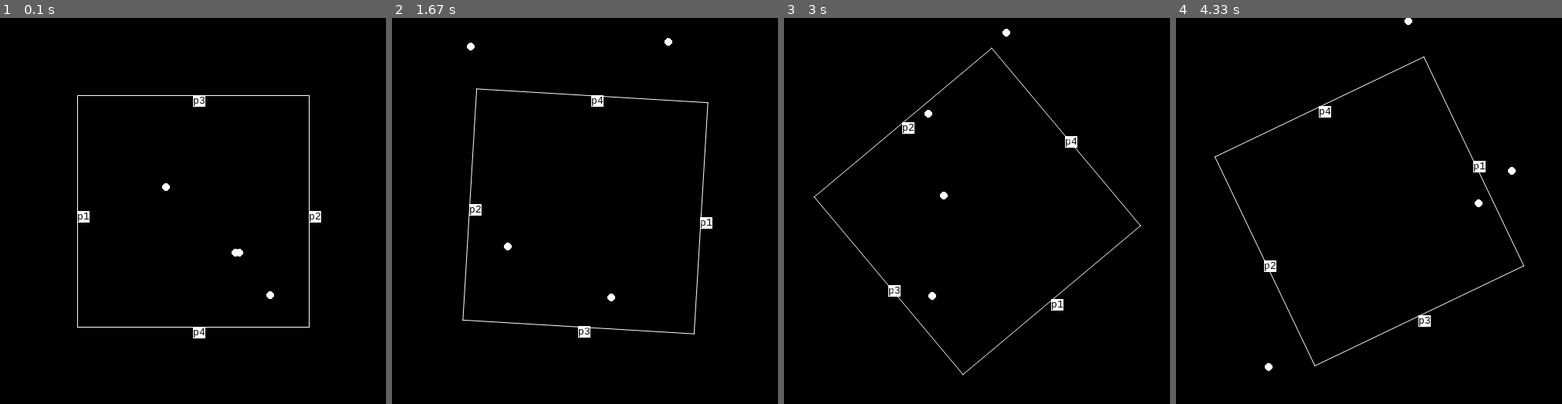
Above: before the commit, frames 1-4 (left to right).
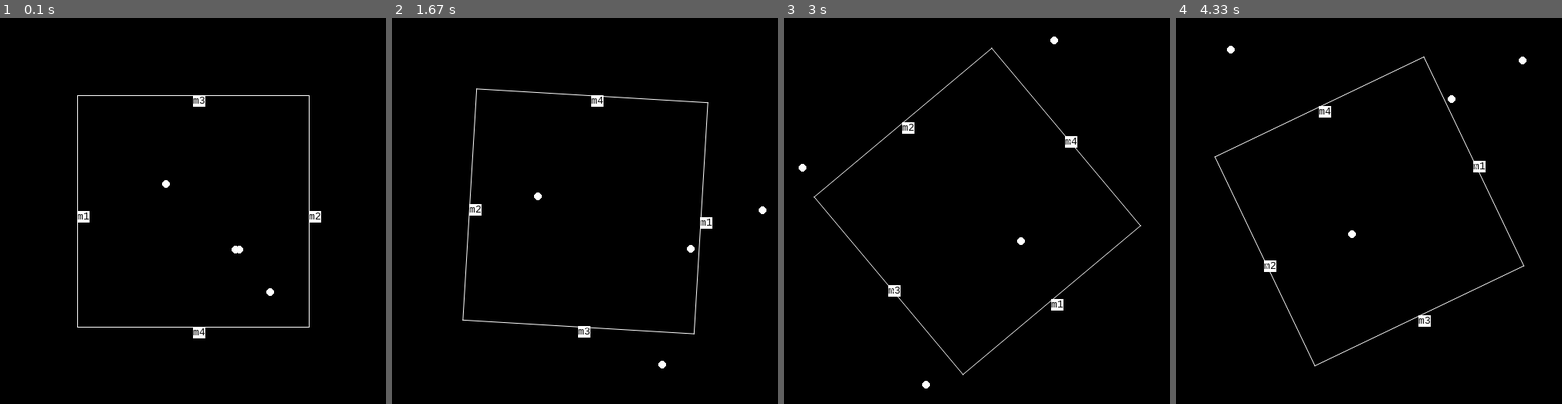
Above: after the commit, the same moments.

Repository: osa1/pygame-playground
Game: pygame game, started from fiz2.py
The game is run twice, just before and just after one commit, with the same random seed, the same clock (stepped at 60 frames per second) and the same inputs. The source is Python 2; it was converted automatically to run under Python 3.
Inputs (mouse positions are in pixels of both pictures, inside the frame that each line leads up to):
- Up to frame 1 (0.1 s): no input
- Up to frame 2 (1.67 s): move the mouse to (569, 226) at 0.37 s; move the mouse to (465, 153) at 0.87 s; move the mouse to (592, 79) at 1.2 s
- Up to frame 3 (3 s): move the mouse to (965, 145) at 1.7 s; move the mouse to (1077, 176) at 2.27 s; move the mouse to (1058, 141) at 2.6 s
- Up to frame 4 (4.33 s): move the mouse to (1384, 195) at 3.03 s; move the mouse to (1311, 322) at 3.43 s; move the mouse to (1307, 83) at 4.1 s

The runs differ from the first frame. In frame 1, 0.2% of the frame differs, in the area x 20-82%, y 20-83%; in frame 2, 0.3%; in frame 3, 0.3%, in the area x 3-75%, y 2-96%; in frame 4, 0.3%.

Commit message:
translated english for so

Diff:
--- a/fiz2.py
+++ b/fiz2.py
@@ -10,24 +10,25 @@
     uzunluk = sqrt(v[0]**2 + v[1]**2)
     return [v[0]/uzunluk, v[1]/uzunluk]
 
-def dik_vektor(v):
+def prep_v(v):
     """
     v vektorune dik 2 vektoru doner
     [[x1, y1], [x2, y2]] seklinde
     """
     return [[v[1], -v[0]], [-v[1], v[0]]]
 
-def ara_birim_vektor(p1, p2):
+def norm_v(p1, p2):
     """
     p1'den p2'ye dogru birim vektor olusturur.
+    normalized vector from p1 to p2
     """
     return Vector(p2[0]-p1[0], p2[1]-p1[1]).get_unit_vector()
 
 
 SCREENX = 500
 SCREENY = 500
-UZUNLUK = 150
-BEYAZ = (255, 255, 255)
+LEN = 150
+WHITE = (255, 255, 255)
 YARICAP = 5
 
 def _(v):
@@ -44,8 +45,8 @@
     """
     return [v[0]-SCREENX/2, SCREENY/2-v[1]]
 
-konumlar = [[200, 200], [300, 300], [300, 300],[350, 350]]
-hizlar = [[3, 3], [2, 0], [1, 0], [0, 1]]
+places = [[200, 200], [300, 300], [300, 300],[350, 350]]
+vels = [[3, 3], [2, 0], [1, 0], [0, 1]]
 time_passed = 0
 
 
@@ -54,18 +55,18 @@
 
 pos = SCREENX/2
 running = 1
-vektorler = [[0, 0], [0, 0]]
+vectors = [[0, 0], [0, 0]]
 r = [SCREENX/2-pos, -SCREENY/2-10+pos]
 r = birim_vektorlestir(r)
-vektorler = dik_vektor(r)  # [[x1, y1], [x2, y2]]
+vectors = prep_v(r)  # [[x1, y1], [x2, y2]]
 
 
 
 font = pygame.font.SysFont('Consolas', 15)
-p1t = font.render('p1', True, (0, 0, 0), BEYAZ)
-p2t = font.render('p2', True, (0, 0, 0), BEYAZ)
-p3t = font.render('p3', True, (0, 0, 0), BEYAZ)
-p4t = font.render('p4', True, (0, 0, 0), BEYAZ)
+p1t = font.render('m1', True, (0, 0, 0), WHITE)
+p2t = font.render('m2', True, (0, 0, 0), WHITE)
+p3t = font.render('m3', True, (0, 0, 0), WHITE)
+p4t = font.render('m4', True, (0, 0, 0), WHITE)
 
 
 while running:
@@ -76,22 +77,22 @@
             r = [event.pos[0]-pos, -event.pos[1]+pos]
             #print r
             r = birim_vektorlestir(r)
-            vektorler = dik_vektor(r)  # [[x1, y1], [x2, y2]]
+            vectors = prep_v(r)  # [[x1, y1], [x2, y2]]
             #print  ">>",  r, "<<"  # [x, y]
 
     screen.fill((0, 0, 0))
 
     # yuzeylerin orta noktalari
-    m1 = vektorler[0][0]*UZUNLUK, vektorler[0][1]*UZUNLUK
-    m2 = vektorler[1][0]*UZUNLUK, vektorler[1][1]*UZUNLUK
-    m3 = -r[0]*UZUNLUK, -r[1]*UZUNLUK
-    m4 = r[0]*UZUNLUK, r[1]*UZUNLUK
+    m1 = vectors[0][0]*LEN, vectors[0][1]*LEN
+    m2 = vectors[1][0]*LEN, vectors[1][1]*LEN
+    m3 = -r[0]*LEN, -r[1]*LEN
+    m4 = r[0]*LEN, r[1]*LEN
 
-    # kenarlarin ortalarindan merkeze birim vektorler
-    m1b = ara_birim_vektor(m1, (0, 0))
-    m2b = ara_birim_vektor(m2, (0, 0))
-    m3b = ara_birim_vektor(m3, (0, 0))
-    m4b = ara_birim_vektor(m4, (0, 0))
+    # kenarlarin ortalarindan merkeze birim vectors
+    m1b = norm_v(m1, (0, 0))
+    m2b = norm_v(m2, (0, 0))
+    m3b = norm_v(m3, (0, 0))
+    m4b = norm_v(m4, (0, 0))
 
     m1d = _(m1)
     m2d = _(m2)
@@ -114,60 +115,62 @@
     #screen.blit(p3t, p3)
     #screen.blit(p4t, p4)
 
-    pygame.draw.aaline(screen, BEYAZ,
+    pygame.draw.aaline(screen, WHITE,
             p1, p2)
-    pygame.draw.aaline(screen, BEYAZ,
+    pygame.draw.aaline(screen, WHITE,
             p2, p3)
-    pygame.draw.aaline(screen, BEYAZ,
+    pygame.draw.aaline(screen, WHITE,
             p3, p4)
-    pygame.draw.aaline(screen, BEYAZ,
+    pygame.draw.aaline(screen, WHITE,
             p4, p1)
 
     # toplar
-    for konum, hiz in zip(konumlar, hizlar):
+    for p, vel in zip(places, vels):
 
-        hiz[1] += time_passed*0.03
-        if konum[0] < 0:
-            konum[0] += SCREENX
-        elif konum[0] > SCREENX:
-            konum[0] -= SCREENX
-        if konum[1] < 0:
-            konum[1] += SCREENY
-        elif konum[1] > SCREENY:
-            konum[1] -= SCREENY
+        # uncomment this for gravity
+        #vel[1] += time_passed*0.02
 
-        # top konumundan duvarin ortasina kadar olan vektorler
-        konum_vektor = Vector(pyd(konum))
-        vm1 = konum_vektor - Vector(m1)
-        vm2 = konum_vektor - Vector(m2)
-        vm3 = konum_vektor - Vector(m3)
-        vm4 = konum_vektor - Vector(m4)
+        if p[0] < 0:
+            p[0] += SCREENX
+        elif p[0] > SCREENX:
+            p[0] -= SCREENX
+        if p[1] < 0:
+            p[1] += SCREENY
+        elif p[1] > SCREENY:
+            p[1] -= SCREENY
+
+        # top pundan duvarin ortasina kadar olan vectors
+        p_vektor = Vector(pyd(p))
+        vm1 = p_vektor - Vector(m1)
+        vm2 = p_vektor - Vector(m2)
+        vm3 = p_vektor - Vector(m3)
+        vm4 = p_vektor - Vector(m4)
         #print (vm1*vm1.dot_product(m1b)).length
         #print vm1
         if abs((m1b*vm1.dot_product(m1b)).length) < 5:
-            v_hiz = Vector((hiz[0], -hiz[1]))
-            ref_v = v_hiz - m1b*2*(v_hiz.dot_product(m1b))
-            hiz[0] = ref_v[0]
-            hiz[1] = -ref_v[1]
+            v_vel = Vector((vel[0], -vel[1]))
+            ref_v = v_vel - m1b*2*(v_vel.dot_product(m1b))
+            vel[0] = ref_v[0]
+            vel[1] = -ref_v[1]
         if abs((m2b*vm2.dot_product(m2b)).length) < 5:
-            v_hiz = Vector((hiz[0], -hiz[1]))
-            ref_v = v_hiz - m2b*2*(v_hiz.dot_product(m2b))
-            hiz[0] = ref_v[0]
-            hiz[1] = -ref_v[1]
+            v_vel = Vector((vel[0], -vel[1]))
+            ref_v = v_vel - m2b*2*(v_vel.dot_product(m2b))
+            vel[0] = ref_v[0]
+            vel[1] = -ref_v[1]
         if abs((m3b*vm3.dot_product(m3b)).length) < 5:
-            v_hiz = Vector((hiz[0], -hiz[1]))
-            ref_v = v_hiz - m3b*2*(v_hiz.dot_product(m3b))
-            hiz[0] = ref_v[0]
-            hiz[1] = -ref_v[1]
+            v_vel = Vector((vel[0], -vel[1]))
+            ref_v = v_vel - m3b*2*(v_vel.dot_product(m3b))
+            vel[0] = ref_v[0]
+            vel[1] = -ref_v[1]
         if abs((m4b*vm4.dot_product(m4b)).length) < 5:
-            v_hiz = Vector((hiz[0], -hiz[1]))
-            ref_v = v_hiz - m4b*2*(v_hiz.dot_product(m4b))
-            hiz[0] = ref_v[0]
-            hiz[1] = -ref_v[1]
-        konum[0] += hiz[0]
-        konum[1] += hiz[1]
-        #pygame.draw.circle(screen, BEYAZ, konum, YARICAP)
-        pygame.draw.circle(screen, BEYAZ, (int(konum[0]), int(konum[1])), YARICAP)
+            v_vel = Vector((vel[0], -vel[1]))
+            ref_v = v_vel - m4b*2*(v_vel.dot_product(m4b))
+            vel[0] = ref_v[0]
+            vel[1] = -ref_v[1]
+        p[0] += vel[0]
+        p[1] += vel[1]
+        #pygame.draw.circle(screen, WHITE, p, YARICAP)
+        pygame.draw.circle(screen, WHITE, (int(p[0]), int(p[1])), YARICAP)
 
 
     time_passed = clock.tick(60)
